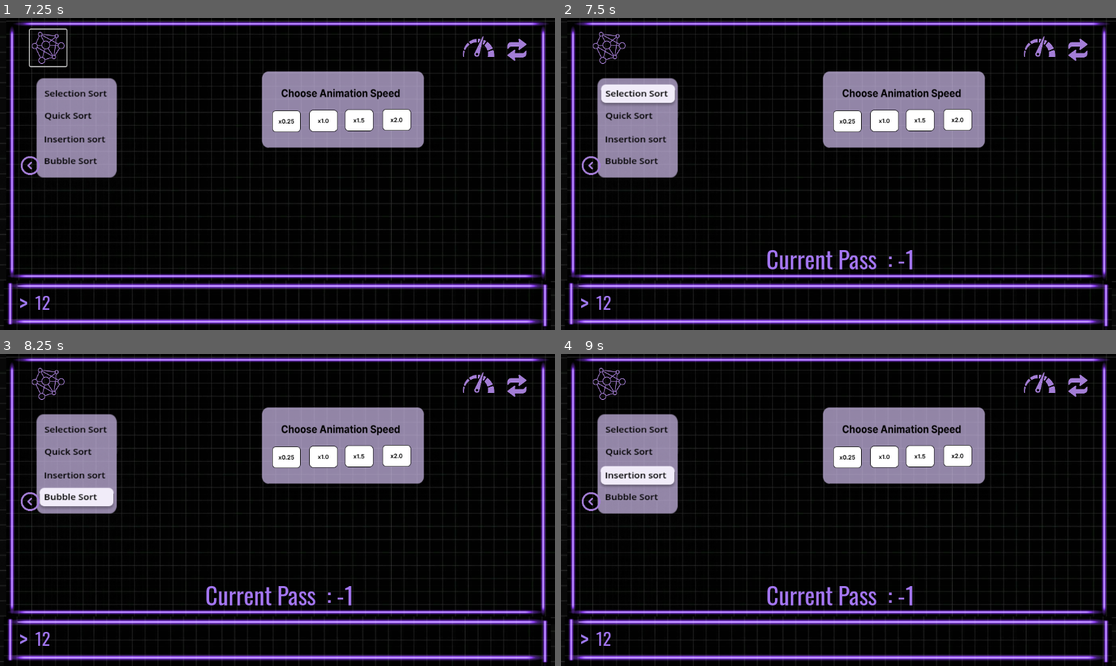
Above: before the commit, frames 1-4 (two rows, left to right).
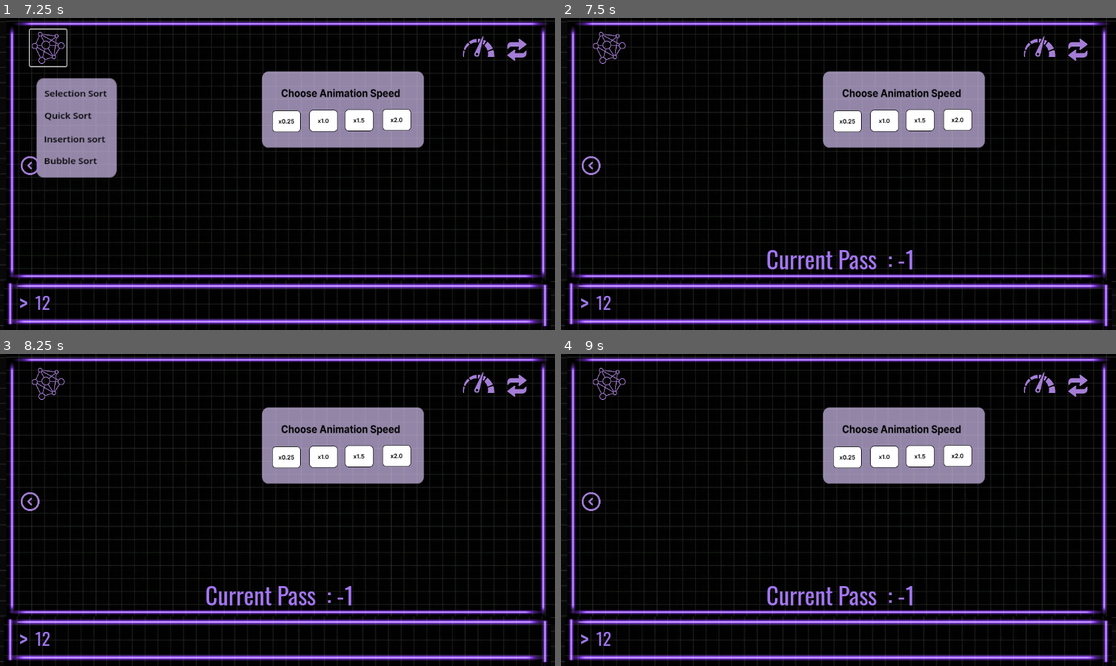
Above: after the commit, the same moments.

Repository: ftomara/Algo_MF
Game: Godot game, scene res://scenes/home_page.tscn
Same seed, same stepped clock (60 frames per second), same inputs: the game is played once before the commit and once after it.
Inputs (mouse positions are in pixels of both pictures, inside the frame that each line leads up to):
- Up to frame 1 (7.25 s): click (371, 152) at 0.5 s; click (294, 301) at 1.27 s; type "12" at 1.35 s; click (521, 49) at 2 s; click (477, 46) at 2.75 s; click (288, 120) at 3.5 s; click (321, 120) at 4.25 s; click (360, 120) at 5 s; click (394, 120) at 5.75 s; click (49, 49) at 6.5 s
- Up to frame 2 (7.5 s): click "Selection Sort" at 7.25 s
- Up to frame 3 (8.25 s): click (77, 500) at 8 s, where only the run before the commit has a clickable "Bubble Sort"
- Up to frame 4 (9 s): click (638, 478) at 8.75 s, where only the run before the commit has a clickable "Insertion sort"

Frame 1 is identical in both runs. In frame 2, 4.6% of the frame differs, in the area x 6-22%, y 19-52%; in frame 3, 4.6%; in frame 4, 4.6%.
Error before the commit: Invalid access of index '0' on a base object of type: 'Array'. (res://scripts/game.gd:55)

Commit message:
fixed label sizes in sorting algos

Diff:
--- a/algo_visualizer/project.godot
+++ b/algo_visualizer/project.godot
@@ -12,7 +12,7 @@
 
 config/name="Algo_Visualizer"
 run/main_scene="res://scenes/home_page.tscn"
-config/features=PackedStringArray("4.2", "Forward Plus")
+config/features=PackedStringArray("4.4", "Forward Plus")
 config/icon="res://icon.svg"
 
 [editor]
--- a/algo_visualizer/scenes/game.tscn
+++ b/algo_visualizer/scenes/game.tscn
@@ -40,11 +40,17 @@
 texture = ExtResource("5_1wbqd")
 region_rect = Rect2(-1.5, -3, 1386, 103)
 
+[sub_resource type="StyleBoxEmpty" id="StyleBoxEmpty_h6ny0"]
+
 [sub_resource type="StyleBoxEmpty" id="StyleBoxEmpty_xla4k"]
 
-[sub_resource type="StyleBoxEmpty" id="StyleBoxEmpty_h6ny0"]
-
 [sub_resource type="StyleBoxFlat" id="StyleBoxFlat_2q3sr"]
+bg_color = Color(0.301961, 0.0901961, 0.721569, 0.52549)
+
+[sub_resource type="StyleBoxFlat" id="StyleBoxFlat_f7t62"]
+bg_color = Color(0.301961, 0.0901961, 0.721569, 0.384314)
+
+[sub_resource type="StyleBoxFlat" id="StyleBoxFlat_1rtk2"]
 bg_color = Color(0.301961, 0.0901961, 0.721569, 0.52549)
 
 [sub_resource type="StyleBoxFlat" id="StyleBoxFlat_bxg7b"]
@@ -54,13 +60,7 @@
 content_margin_bottom = 4.0
 bg_color = Color(1, 1, 1, 0.654902)
 
-[sub_resource type="StyleBoxFlat" id="StyleBoxFlat_f7t62"]
-bg_color = Color(0.301961, 0.0901961, 0.721569, 0.384314)
-
-[sub_resource type="StyleBoxFlat" id="StyleBoxFlat_1rtk2"]
-bg_color = Color(0.301961, 0.0901961, 0.721569, 0.52549)
-
-[sub_resource type="StyleBoxFlat" id="StyleBoxFlat_q85cv"]
+[sub_resource type="StyleBoxFlat" id="StyleBoxFlat_ulthw"]
 bg_color = Color(0.6, 0.6, 0.6, 0)
 
 [sub_resource type="StyleBoxFlat" id="StyleBoxFlat_5fhrb"]
@@ -147,12 +147,12 @@
 [node name="LineEdit" type="LineEdit" parent="Background/MarginContainer/Rows/InputArea/HBoxContainer"]
 layout_mode = 2
 size_flags_horizontal = 3
+theme_override_colors/font_placeholder_color = Color(0.647059, 0.466667, 0.956863, 1)
 theme_override_colors/font_color = Color(0.643137, 0.466667, 0.956863, 1)
-theme_override_colors/font_placeholder_color = Color(0.647059, 0.466667, 0.956863, 1)
 theme_override_fonts/font = ExtResource("1_af32l")
 theme_override_font_sizes/font_size = 36
+theme_override_styles/focus = SubResource("StyleBoxEmpty_h6ny0")
 theme_override_styles/normal = SubResource("StyleBoxEmpty_xla4k")
-theme_override_styles/focus = SubResource("StyleBoxEmpty_h6ny0")
 placeholder_text = "Enter Your Numbers"
 script = ExtResource("1_hothc")
 
@@ -186,10 +186,10 @@
 offset_right = -27.0
 offset_bottom = 104.0
 grow_horizontal = 0
-theme_override_styles/normal = SubResource("StyleBoxFlat_q85cv")
+theme_override_styles/focus = SubResource("StyleBoxFlat_ulthw")
 theme_override_styles/hover = SubResource("StyleBoxFlat_5fhrb")
 theme_override_styles/pressed = SubResource("StyleBoxFlat_i7j81")
-theme_override_styles/focus = SubResource("StyleBoxFlat_ulthw")
+theme_override_styles/normal = SubResource("StyleBoxFlat_q85cv")
 icon = ExtResource("8_tun8x")
 flat = true
 alignment = 2
--- a/algo_visualizer/scenes/graph_scene_.tscn
+++ b/algo_visualizer/scenes/graph_scene_.tscn
@@ -135,10 +135,10 @@
 offset_right = 365.0
 offset_bottom = 109.0
 grow_horizontal = 0
-theme_override_styles/normal = SubResource("StyleBoxFlat_kwil5")
+theme_override_styles/focus = SubResource("StyleBoxFlat_p2t0k")
 theme_override_styles/hover = SubResource("StyleBoxFlat_fadsu")
 theme_override_styles/pressed = SubResource("StyleBoxFlat_acwp5")
-theme_override_styles/focus = SubResource("StyleBoxFlat_p2t0k")
+theme_override_styles/normal = SubResource("StyleBoxFlat_kwil5")
 icon = ExtResource("5_1ximb")
 flat = true
 alignment = 2
--- a/algo_visualizer/scenes/input_response_cols.tscn
+++ b/algo_visualizer/scenes/input_response_cols.tscn
@@ -7,19 +7,27 @@
 
 [sub_resource type="StyleBoxFlat" id="StyleBoxFlat_tbpop"]
 bg_color = Color(0.6, 0.6, 0.6, 0)
-border_width_left = 40
-border_width_top = 40
-border_width_right = 40
-border_width_bottom = 40
+border_width_left = 3
+border_width_top = 3
+border_width_right = 3
+border_width_bottom = 3
 border_color = Color(1, 1, 0, 1)
+corner_radius_top_left = 8
+corner_radius_top_right = 8
+corner_radius_bottom_right = 8
+corner_radius_bottom_left = 8
 
-[sub_resource type="StyleBoxFlat" id="StyleBoxFlat_ejq36"]
+[sub_resource type="StyleBoxFlat" id="StyleBoxFlat_pyi5x"]
 bg_color = Color(0.6, 0.6, 0.6, 0)
-border_width_left = 40
-border_width_top = 40
-border_width_right = 40
-border_width_bottom = 40
-border_color = Color(0.886275, 0, 0, 1)
+border_width_left = 3
+border_width_top = 3
+border_width_right = 3
+border_width_bottom = 3
+border_color = Color(1, 0, 0, 1)
+corner_radius_top_left = 8
+corner_radius_top_right = 8
+corner_radius_bottom_right = 8
+corner_radius_bottom_left = 8
 
 [sub_resource type="StyleBoxFlat" id="StyleBoxFlat_8n01r"]
 content_margin_left = 30.0
@@ -34,13 +42,6 @@
 corner_radius_bottom_left = 8
 
 [node name="input_response_cols" type="HBoxContainer"]
-anchors_preset = 15
-anchor_right = 1.0
-anchor_bottom = 1.0
-offset_right = -1025.0
-offset_bottom = -539.0
-grow_horizontal = 2
-grow_vertical = 2
 size_flags_horizontal = 4
 size_flags_vertical = 4
 alignment = 1
@@ -53,19 +54,21 @@
 
 [node name="jlabel" type="Label" parent="Sprite2D"]
 visible = false
-offset_left = -375.0
-offset_top = -377.0
-offset_right = 381.0
-offset_bottom = 377.0
+z_index = 1
+offset_left = -54.0
+offset_top = -46.0
+offset_right = 54.0
+offset_bottom = 46.0
 theme_override_styles/normal = SubResource("StyleBoxFlat_tbpop")
 
 [node name="ilabel" type="Label" parent="Sprite2D"]
 visible = false
-offset_left = -375.0
-offset_top = -377.0
-offset_right = 381.0
-offset_bottom = 377.0
-theme_override_styles/normal = SubResource("StyleBoxFlat_ejq36")
+z_index = 1
+offset_left = -54.0
+offset_top = -46.0
+offset_right = 54.0
+offset_bottom = 46.0
+theme_override_styles/normal = SubResource("StyleBoxFlat_pyi5x")
 
 [node name="d" type="Label" parent="Sprite2D"]
 anchors_preset = 15
@@ -86,28 +89,28 @@
 
 [node name="pivot" type="Label" parent="Sprite2D"]
 visible = false
-offset_left = -171.611
-offset_top = -704.495
-offset_right = 194.389
-offset_bottom = -407.495
+offset_left = -36.2713
+offset_top = -113.516
+offset_right = 36.7287
+offset_bottom = -53.5158
 theme_override_fonts/font = ExtResource("2_5chjn")
-theme_override_font_sizes/font_size = 200
-text = "Pivot
-"
+theme_override_font_sizes/font_size = 40
+text = "Pivot"
 
 [node name="min_label" type="Label" parent="Sprite2D"]
-offset_left = -241.526
-offset_top = -1353.37
-offset_right = 280.474
-offset_bottom = -401.374
-theme_override_colors/font_color = Color(0.384314, 0.0705882, 0.639216, 0.52549)
+visible = false
+offset_left = -38.9916
+offset_top = -112.774
+offset_right = 43.0084
+offset_bottom = -51.7739
+theme_override_colors/font_color = Color(1, 1, 1, 1)
 theme_override_fonts/font = ExtResource("2_5chjn")
-theme_override_font_sizes/font_size = 200
+theme_override_font_sizes/font_size = 36
 horizontal_alignment = 1
 vertical_alignment = 1
 
-[node name="Sprite2D" type="Sprite2D" parent="Sprite2D/min_label"]
-position = Vector2(241.526, 766.293)
+[node name="arrow_min" type="Sprite2D" parent="Sprite2D"]
+position = Vector2(0.906801, -86.0642)
 rotation = -0.00481534
-scale = Vector2(0.5, 0.5)
+scale = Vector2(0.117443, 0.0878569)
 texture = ExtResource("4_h1h6k")
--- a/algo_visualizer/scripts/game.gd
+++ b/algo_visualizer/scripts/game.gd
@@ -35,7 +35,11 @@
 	style_box.set_border_width_all(3)
 	style_box.set_border_color(Color("#ffffffff"))
 
-	style_box2.set_bg_color(Color("#a577f4"))# purble  4d17b886
+	style_box2.set_bg_color(Color("#d7bbfe"))# purble  4d17b886
+	style_box2.set_corner_radius_all(8)
+	style_box2.set_border_width_all(3)
+	style_box2.set_border_color(Color("#ffffffff"))
+
 	style_box3.set_bg_color(Color("#96c8ff86"))#blue
 	style_box3.set_corner_radius_all(8)
 	style_box3.set_border_width_all(3)
@@ -76,12 +80,12 @@
 func animate_insertion(key):
 	var sprite1 = sprites[key+1].get_node("Sprite2D")
 	var sprite2 = sprites[key].get_node("Sprite2D")
-	sprite1.get_node("min_label/Sprite2D").visible = true
+	sprite1.get_node("arrow_min").visible = true
 	sprite1.get_node("min_label").text = "key"
 	var delaytimer = create_delay_timer(0.2)
 	await delaytimer.timeout
 	sprite1.get_node("min_label").text = ""
-	sprite1.get_node("min_label/Sprite2D").visible = false
+	sprite1.get_node("arrow_min").visible = false
 	var tween1 = create_tween()
 	var tween2 = create_tween()
 	var original_position1 = sprite1.position
@@ -107,12 +111,12 @@
 				#animate_swap(j , min_index , false)
 				min_index = j
 		# Swap the found minimum element with the current element
-		sprites[min_index].get_node("Sprite2D/min_label/Sprite2D").visible = true
+		sprites[min_index].get_node("Sprite2D/arrow_min").visible = true
 		sprites[min_index].get_node("Sprite2D/min_label").text = "min"
 		var delaytimer = create_delay_timer(0.2)
 		await delaytimer.timeout
 		sprites[min_index].get_node("Sprite2D/min_label").text = ""
-		sprites[min_index].get_node("Sprite2D/min_label/Sprite2D").visible = false
+		sprites[min_index].get_node("Sprite2D/arrow_min").visible = false
 		await animate_swap(i , min_index , false)
 		if min_index != i:
 			await animate_swap(i , min_index , true)
@@ -226,7 +230,7 @@
 		input_response.get_node("Sprite2D/d").text = str(arr2[i])
 		var sp = input_response.get_node("Sprite2D")
 		sp.position = Vector2(sp.position.x+(i*7) , sp.position.y)
-		input_response.get_node("Sprite2D/min_label/Sprite2D").visible = false
+		input_response.get_node("Sprite2D/arrow_min").visible = false
 		sprites.append(input_response)
 		history.add_child(input_response)
 		#print(history.get_child(i).get_node("Sprite2D").position)
@@ -256,7 +260,7 @@
 	label.text=" "
 	info.get_node("Button").reset()
 	for i in range(sprites.size()):
-		sprites[i].get_node("Sprite2D/d").set("theme_override_styles/normal", style_box3)
+		sprites[i].get_node("Sprite2D/d").set("theme_override_styles/normal", style_box2)
 
 func _on_option_button_item_selected(index):
 	$AudioStreamPlayer.play()
@@ -414,18 +418,22 @@
 	MenuOptions.visible = !MenuOptions.visible
 
 func _on_selection_sort_pressed():
+	MenuOptions.visible = false
 	selection_sort()
 
 
 func _on_bubble_sort_pressed():
+	MenuOptions.visible = false
 	bubble_sort()
 
 
 func _on_insertion_sort_pressed():
+	MenuOptions.visible = false
 	insertion_sort()
 
 
 func _on_quick_sort_pressed():
+	MenuOptions.visible = false
 	start_sorting()
 
 
Not shown: 3 places in algo_visualizer/scenes/game.tscn that only renumber resources
Not shown: 1 places in algo_visualizer/scenes/graph_node.tscn that only renumber resources
Not shown: 3 places in algo_visualizer/scenes/graph_scene_.tscn that only renumber resources
Not shown, added: algo_visualizer/scenes/home_page.gd.uid
Not shown: 1 places in algo_visualizer/scenes/home_page.tscn that only renumber resources
